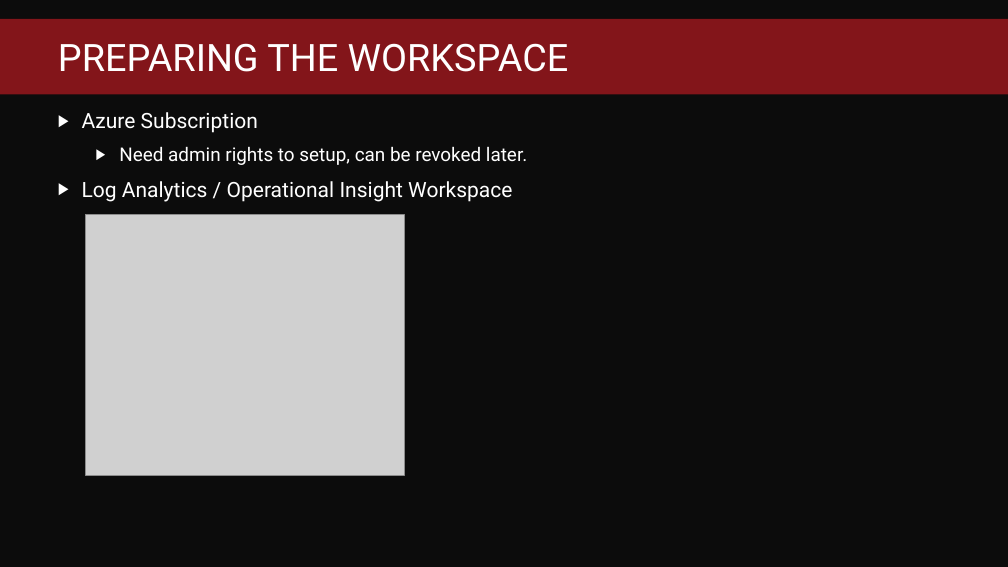
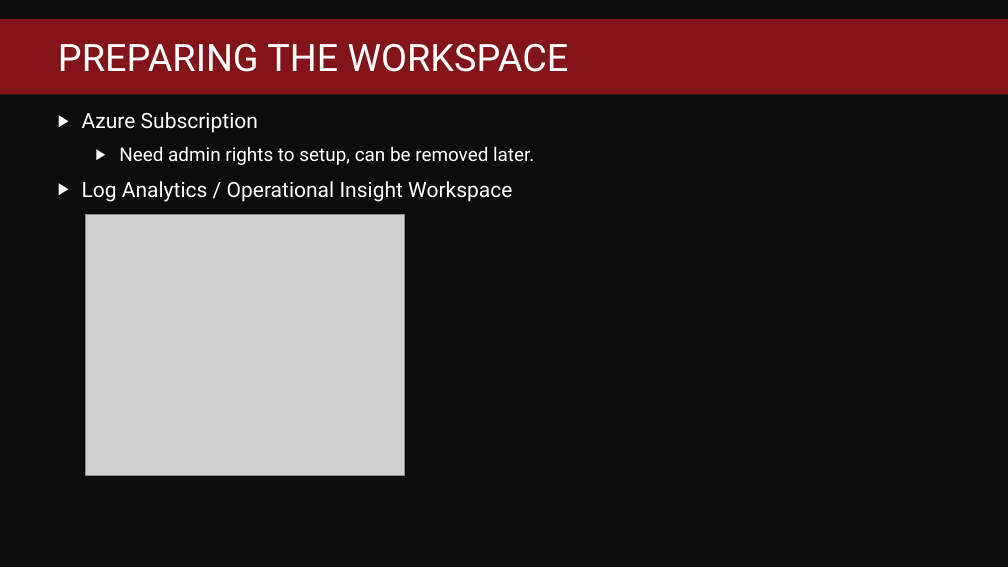
Before and after one commit to fredbainbridge/WindowsUpgradeReadiness, a slide deck: slide 7 of MMS 2017 - Windows Upgrade Readiness.pptx. Drawn at 1008x567 pixels with LibreOffice and Linux fonts; fonts in the diff are those of the drawing; grey boxes stand for pictures; background and template pictures are left out. Boxes give left, top, right and bottom in pixels: in the first picture for what was removed or moved away, otherwise in the second. Text is boxed around its words. In the diff, an @@ line names an element or a change of style, - is before the commit and + after.

```diff
--- a/MMS 2017 - Windows Upgrade Readiness.pptx
+++ b/MMS 2017 - Windows Upgrade Readiness.pptx
@@ text at box(119, 146, 534, 165): text changed @@
-  ▶ Need admin rights to setup, can be revoked later.
+  ▶ Need admin rights to setup, can be removed later.
```
Also in this commit, not shown: 4 other slides changed, 5 slides added.
